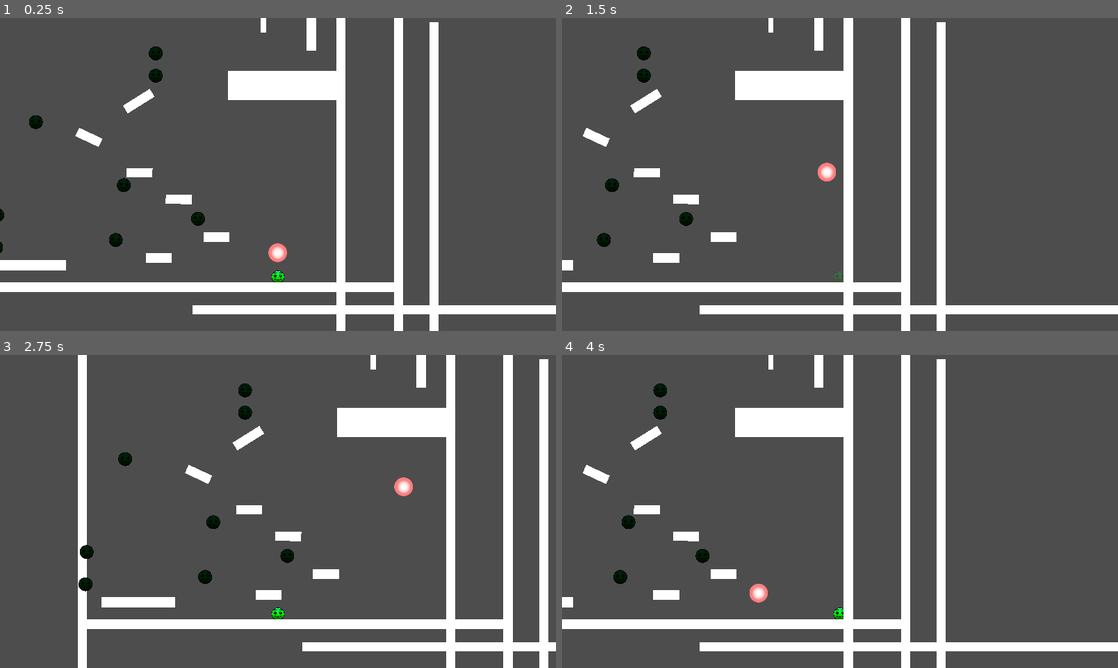
Above: before the commit, frames 1-4 (two rows, left to right).
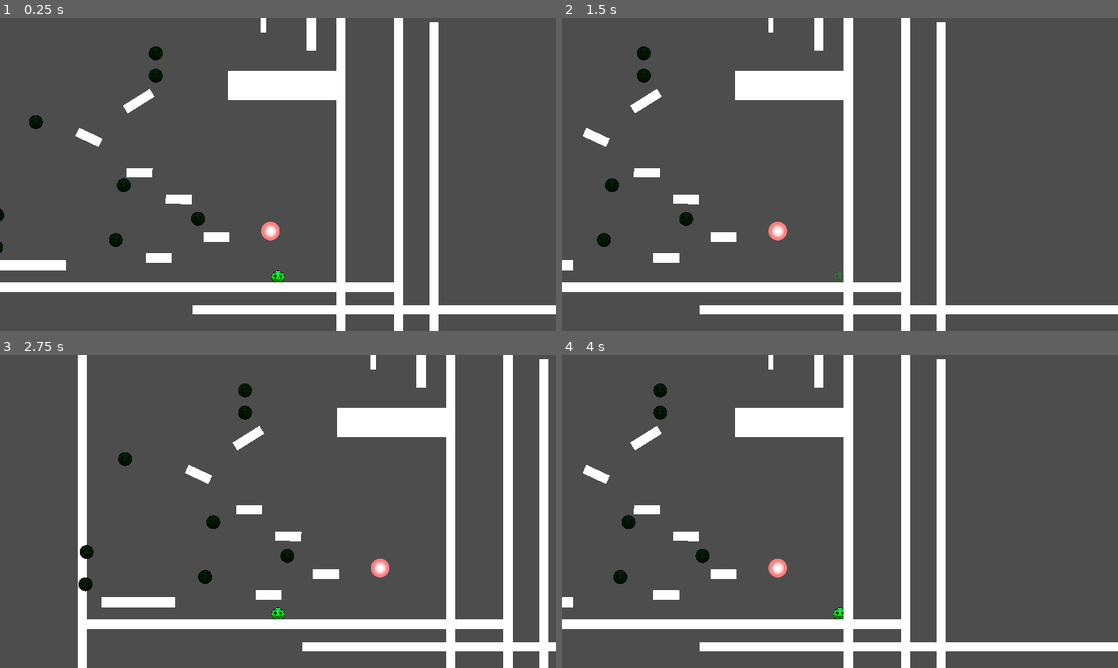
Above: after the commit, the same moments.

Repository: ReusableChopsticks/BreakoutBossfight
Game: Godot game, scene res://scenes/level_1/level.tscn
Two runs of this game, one before a commit and one after it. Both use one fixed random seed, a clock stepped at 60 frames per second and the inputs below.
Inputs:
- Up to frame 1 (0.25 s): no input
- Up to frame 2 (1.5 s): hold Right (move_right) from 0.53 s (still down); tap C (dash) at 0.6, 1.35 s; tap Z (jump) at 0.77 s
- Up to frame 3 (2.75 s): tap Z (jump) at 1.52 s; release Right (move_right) at 2.03 s; hold Left (move_left) from 2.03 s (still down); tap C (dash) at 2.1 s
- Up to frame 4 (4 s): release Left (move_left) at 2.78 s; hold Right (move_right) from 2.78 s (still down); tap C (dash) at 2.85, 3.6 s; tap Z (jump) at 3.02, 3.77 s

The runs differ from the first frame. In frame 1, 0.3% of the frame differs, in the area x 47-52%, y 65-78%; in frame 2, 0.3%; in frame 3, 0.3%; in frame 4, 0.3%.

Commit message:
sample attack spawner code working
its all coming together after getting way to caught up in the details

Diff:
--- /dev/null
+++ b/entities/bosses/attacks/AttackSpawner.gd
@@ -0,0 +1,14 @@
+extends Node2D
+
+@export var bullet_scene: PackedScene = preload("res://entities/projectiles/basic_bullet.tscn")
+
+func _physics_process(delta):
+	pass
+
+
+func _on_timer_timeout():
+	var bullet: BasicBullet = bullet_scene.instantiate()
+	var bullet_config = BulletConfig.new()
+	bullet_config.start_velocity = Vector2(200, 500)
+	bullet.setup(bullet_config)
+	add_child(bullet)
--- /dev/null
+++ b/entities/bosses/attacks/attack_spawner.tscn
@@ -0,0 +1,17 @@
+[gd_scene load_steps=3 format=3 uid="uid://cfoss4ealx7so"]
+
+[ext_resource type="Script" path="res://entities/bosses/attacks/AttackSpawner.gd" id="1_es2dd"]
+[ext_resource type="Texture2D" uid="uid://2wrj4s618ni1" path="res://graphics/scribbly_circle.png" id="2_5usuu"]
+
+[node name="AttackSpawner" type="Node2D"]
+script = ExtResource("1_es2dd")
+
+[node name="Timer" type="Timer" parent="."]
+wait_time = 0.3
+autostart = true
+
+[node name="Sprite2D" type="Sprite2D" parent="."]
+scale = Vector2(0.344, 0.344)
+texture = ExtResource("2_5usuu")
+
+[connection signal="timeout" from="Timer" to="." method="_on_timer_timeout"]
--- a/entities/projectiles/base_bullet.gd
+++ b/entities/projectiles/base_bullet.gd
@@ -1,6 +1,5 @@
 extends CharacterBody2D
 class_name BaseBullet
 
-var spawn_pos: Vector2
 var is_normal: bool
 var is_deflected: bool
--- a/entities/projectiles/basic_bullet.gd
+++ b/entities/projectiles/basic_bullet.gd
@@ -1,17 +1,10 @@
 extends BaseBullet
 class_name BasicBullet
 
-@export var initial_velocity: Vector2
+func setup(bullet: BulletConfig):
+	position = bullet.spawn_pos
+	velocity = bullet.start_velocity
 
-func setup(spawn_pos: Vector2, start_velocity: Vector2):
-	self.spawn_pos = spawn_pos
-	initial_velocity = start_velocity
-
-func spawn():
-	pass
-
-func _ready():
-	velocity = initial_velocity
 
 func _physics_process(delta):
 	var col_info = move_and_collide(velocity * delta)
--- a/entities/projectiles/basic_bullet.tscn
+++ b/entities/projectiles/basic_bullet.tscn
@@ -12,7 +12,6 @@
 
 [node name="BasicBullet" instance=ExtResource("1_yyb4r")]
 script = ExtResource("2_ofm20")
-initial_velocity = Vector2(100, 300)
 
 [node name="Sprite2D" parent="." index="0"]
 texture = ExtResource("2_65yj3")
--- /dev/null
+++ b/entities/projectiles/bullet_config.gd
@@ -0,0 +1,5 @@
+extends Node
+class_name BulletConfig
+
+var spawn_pos: Vector2 = Vector2.ZERO
+var start_velocity: Vector2
--- /dev/null
+++ b/scenes/TestLevel.tscn
@@ -0,0 +1,17 @@
+[gd_scene load_steps=4 format=3 uid="uid://7uaune5oaxnh"]
+
+[ext_resource type="PackedScene" uid="uid://dk4abp6w1e7fu" path="res://scenes/wall.tscn" id="1_6glxx"]
+[ext_resource type="PackedScene" uid="uid://bmrdkjqxvde8w" path="res://entities/player/player.tscn" id="2_eqnup"]
+[ext_resource type="PackedScene" uid="uid://cfoss4ealx7so" path="res://entities/bosses/attacks/attack_spawner.tscn" id="3_hdudn"]
+
+[node name="TestLevel" type="Node2D"]
+
+[node name="LeftWall" parent="." instance=ExtResource("1_6glxx")]
+position = Vector2(291, 413)
+rotation = 1.5708
+
+[node name="Player" parent="." instance=ExtResource("2_eqnup")]
+position = Vector2(121, 367)
+
+[node name="AttackSpawner" parent="." instance=ExtResource("3_hdudn")]
+position = Vector2(208, 151)
